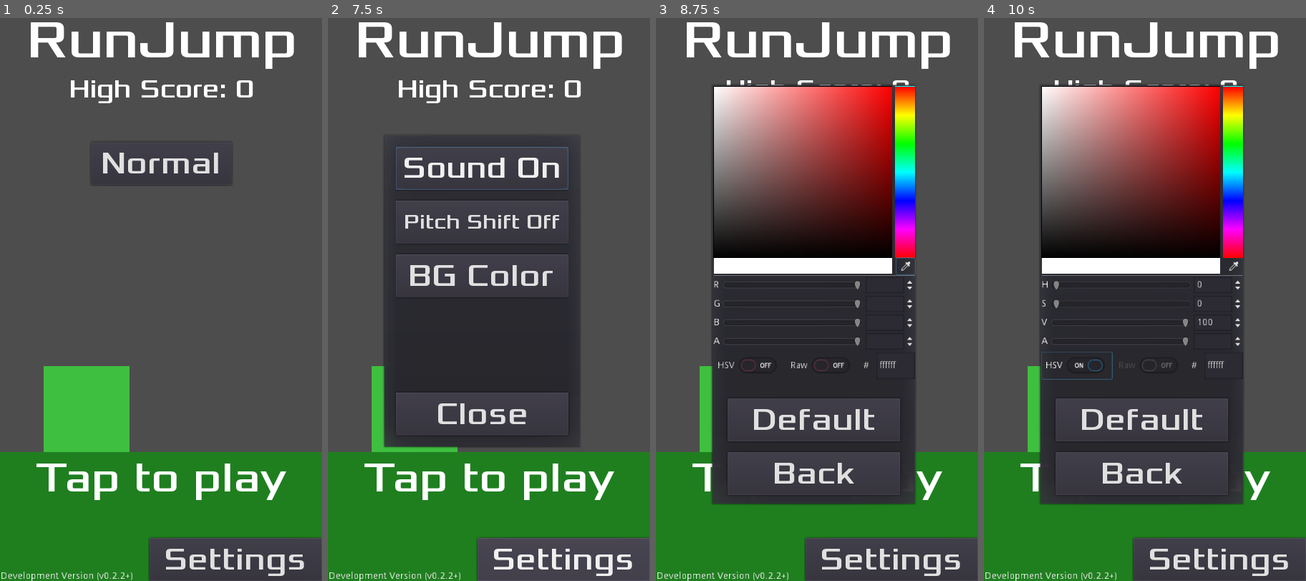
Above: before the commit, frames 1-4 (left to right).
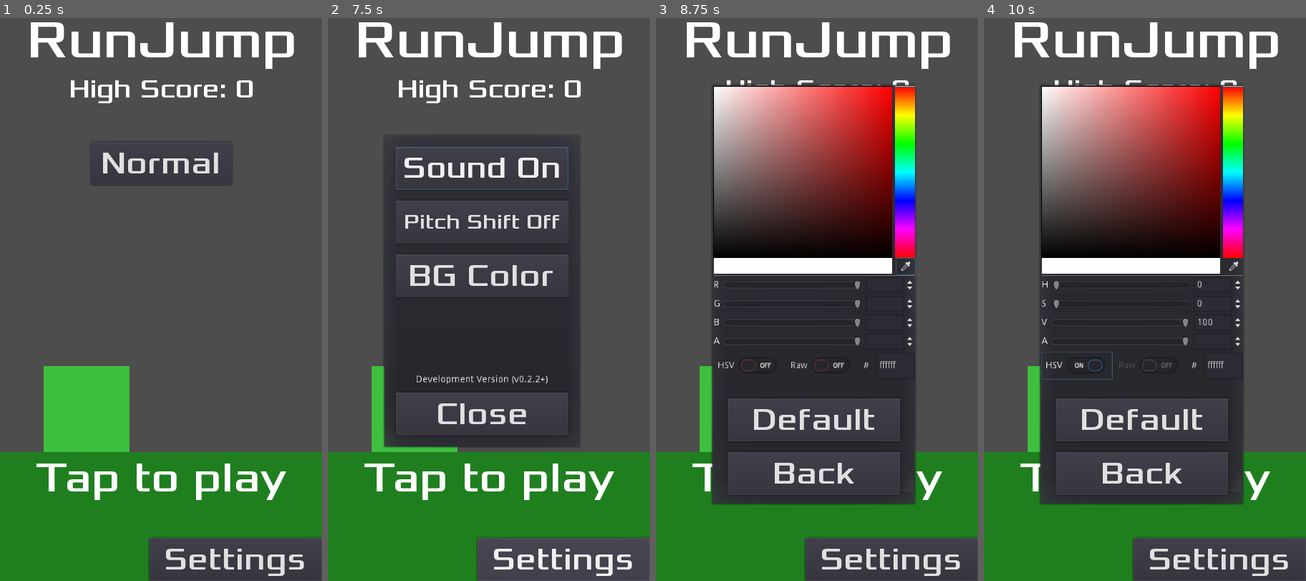
Above: after the commit, the same moments.

Repository: tomas7770/RunJump
Game: Godot game, scene res://scenes/Title.tscn
Two runs of this game, one before a commit and one after it. Both use one fixed random seed, a clock stepped at 60 frames per second and the inputs below.
Inputs (mouse positions are in pixels of both pictures, inside the frame that each line leads up to):
- Up to frame 1 (0.25 s): no input
- Up to frame 2 (7.5 s): click "Normal" at 0.5 s; click "Easy" at 1.25 s; click "Fast" at 2 s; click "Normal" at 2.75 s; click "Easy" at 3.5 s; click "Fast" at 4.25 s; click "Normal" at 5 s; click "Easy" at 5.75 s; click "Fast" at 6.5 s; click "Settings" at 7.25 s
- Up to frame 3 (8.75 s): click "BG Color" at 8 s
- Up to frame 4 (10 s): click (1235, 265) at 8.75 s; click "HSV" at 9.5 s

The runs differ from the first frame. In frame 1, 0.2% of the frame differs, in the area x 0-42%, y 98-100%; in frame 2, 0.4%, in the area x 0-69%, y 63-100%; in frame 3, 0.2%; in frame 4, 0.2%.

Commit message:
Move version label to settings
(mostly because rounded corners in some screens covered the previous position)

Diff:
--- a/scenes/SettingsHUD.gd
+++ b/scenes/SettingsHUD.gd
@@ -8,6 +8,7 @@
 func _ready():
 	update_mute(GlobalVariables.sound_mute)
 	update_sfxshift(GlobalVariables.sound_shift)
+	main_settings.get_node("VersionLabel").text = GlobalVariables.GAME_VERSION
 	main_settings.popup()
 
 func update_mute(muted):
--- a/scenes/SettingsHUD.tscn
+++ b/scenes/SettingsHUD.tscn
@@ -133,6 +133,21 @@
 margin_bottom = -20.0
 custom_fonts/font = SubResource( 3 )
 text = "Close"
+__meta__ = {
+"_edit_use_anchors_": false
+}
+
+[node name="VersionLabel" type="Label" parent="HUD_Container/MainSettings"]
+anchor_left = 0.5
+anchor_top = 1.0
+anchor_right = 0.5
+anchor_bottom = 1.0
+margin_left = -100.0
+margin_top = -110.0
+margin_right = 100.0
+margin_bottom = -96.0
+align = 1
+clip_text = true
 __meta__ = {
 "_edit_use_anchors_": false
 }
--- a/scenes/TitleHUD.gd
+++ b/scenes/TitleHUD.gd
@@ -8,7 +8,6 @@
 	_resize_container()
 	_update_hscore()
 	_update_difficulty_label()
-	$HUD_Container/VersionLabel.text = GlobalVariables.GAME_VERSION
 
 func _resize_container():
 	# I actually have no idea how this works
--- a/scenes/TitleHUD.tscn
+++ b/scenes/TitleHUD.tscn
@@ -91,16 +91,6 @@
 "_edit_use_anchors_": false
 }
 
-[node name="VersionLabel" type="Label" parent="HUD_Container"]
-anchor_top = 1.0
-anchor_bottom = 1.0
-margin_top = -14.0
-margin_right = 200.0
-clip_text = true
-__meta__ = {
-"_edit_use_anchors_": false
-}
-
 [node name="DifficultyButton" type="Button" parent="HUD_Container"]
 anchor_left = 0.5
 anchor_right = 0.5
